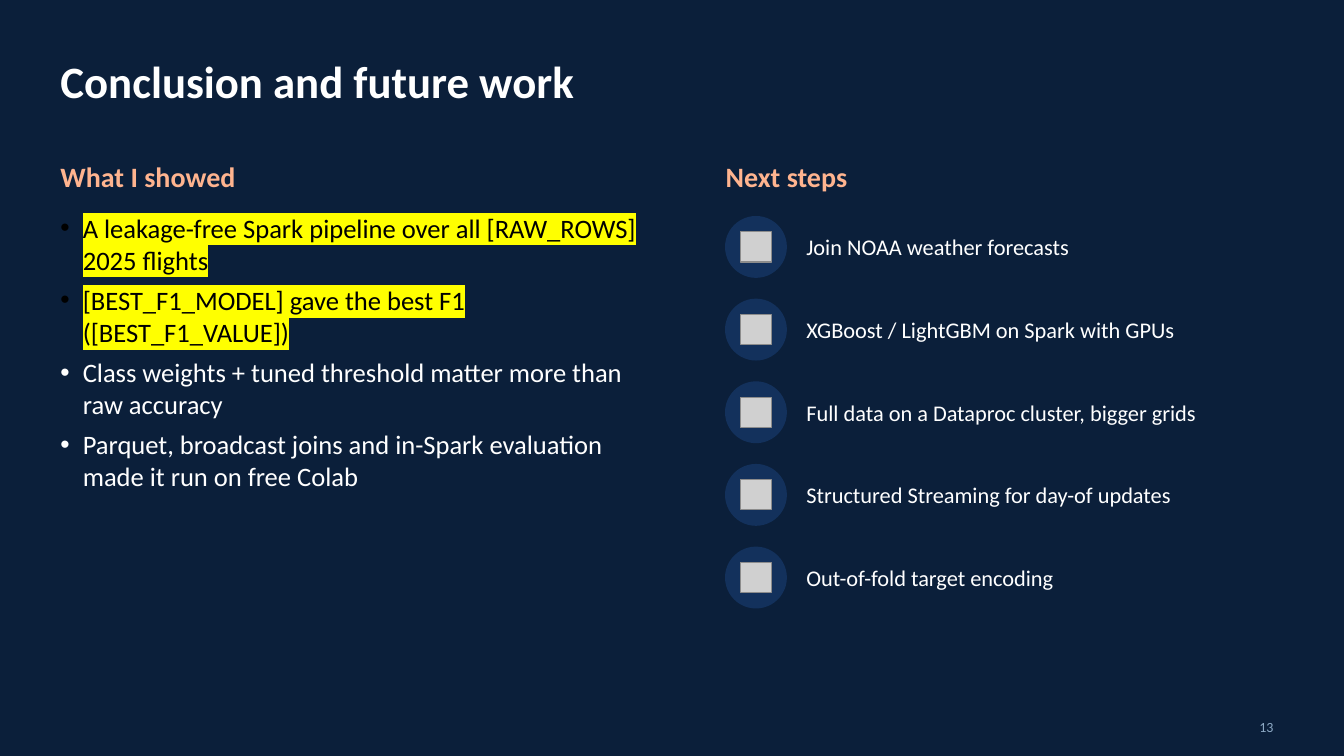
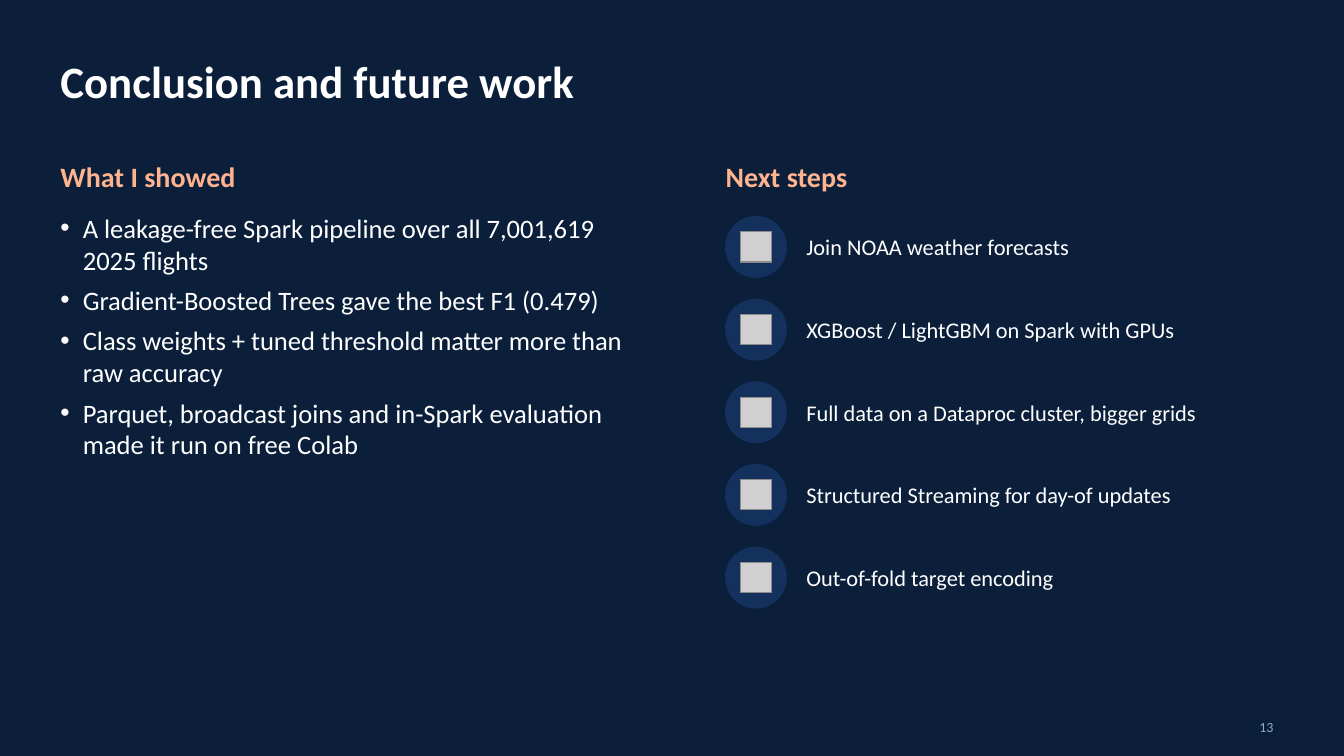
Before and after one commit to tiong0526/clone-21092024, a slide deck: slide 13 of bdmla-flight-delay/presentation/BDMLA_CW1_Flight_Delay_Presentation.pptx. Drawn at 1344x756 pixels with LibreOffice and Linux fonts; fonts in the diff are those of the drawing; grey boxes stand for pictures. Boxes give left, top, right and bottom in pixels: in the first picture for what was removed or moved away, otherwise in the second. Text is boxed around its words. In the diff, an @@ line names an element or a change of style, - is before the commit and + after.

```diff
--- a/bdmla-flight-delay/presentation/BDMLA_CW1_Flight_Delay_Presentation.pptx
+++ b/bdmla-flight-delay/presentation/BDMLA_CW1_Flight_Delay_Presentation.pptx
@@ text at <box>83,219,599,315</box>: text changed; text colour #000000 to #FFFFFF @@
-• A leakage-free Spark pipeline over all [RAW_ROWS] 2025 flights
-• [BEST_F1_MODEL] gave the best F1 ([BEST_F1_VALUE])
+• A leakage-free Spark pipeline over all 7,001,619 2025 flights
+• Gradient-Boosted Trees gave the best F1 (0.479)
```
Also in this commit, not shown: 10 other slides changed, 21 other files.
